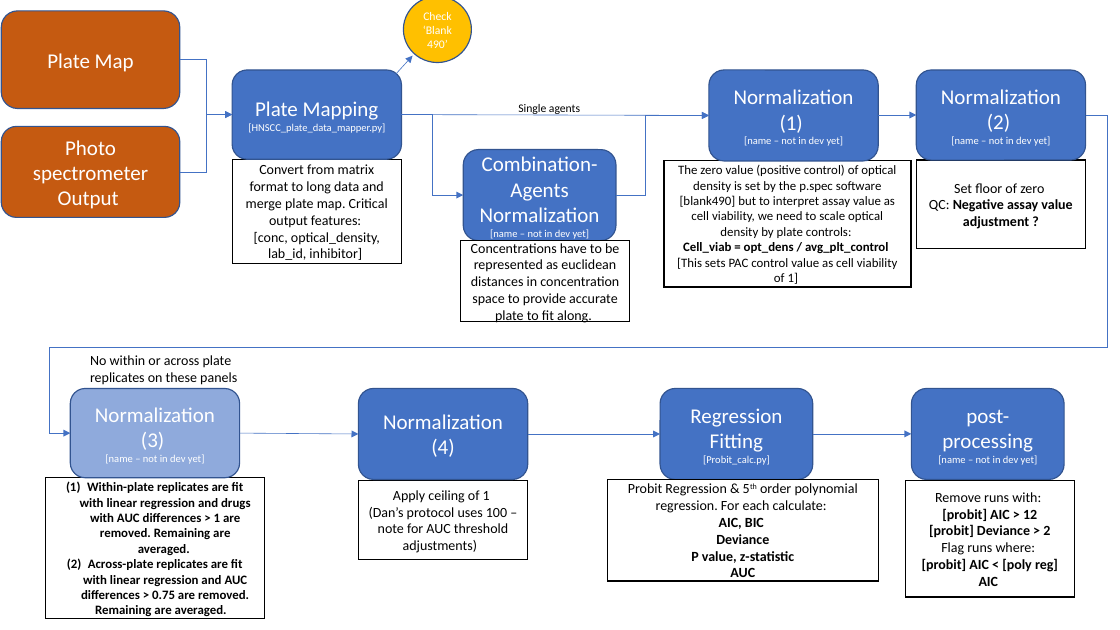
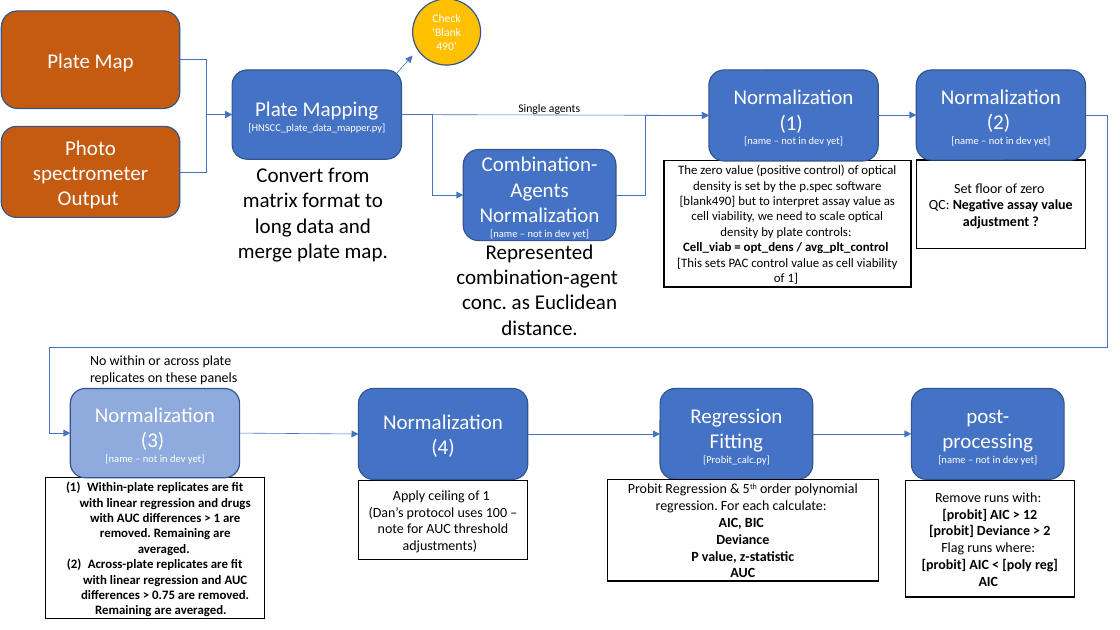
Before and after one commit to nathanieljevans/HNSCC_functional_data_pipeline, a slide deck: slide 3 of docs/HNSCC_functional_assay_pipeline_development.pptx. Drawn at 1120x630 pixels with LibreOffice and Linux fonts; fonts in the diff are those of the drawing. Boxes give left, top, right and bottom in pixels: in the first picture for what was removed or moved away, otherwise in the second. Text is boxed around its words. In the diff, an @@ line names an element or a change of style, - is before the commit and + after.

Commit message:
working on ppt and viewer app; added app table, cleaned QC filtering up

```diff
--- a/docs/HNSCC_functional_assay_pipeline_development.pptx
+++ b/docs/HNSCC_functional_assay_pipeline_development.pptx
@@ ellipse "Check ‘Blank490’" moved from (x1=403, y1=0, x2=471, y2=63) to (x1=413, y1=0, x2=481, y2=66) @@
@@ text "Convert from matrix format to ..." moved from (x1=232, y1=160, x2=402, y2=264) to (x1=238, y1=167, x2=388, y2=262) @@
@@ text "Convert from matrix format to ..." at (x1=238, y1=167, x2=388, y2=262): vertical alignment middle to top; fill #FFFFFF to none; outline #000000 1 pt to none @@
@@ text at (x1=238, y1=167, x2=388, y2=262): text changed; size 12 to 18 pt @@
-Convert from matrix format to long data and merge plate map. Critical output features:
-[conc, optical_density, lab_id, inhibitor]
+Convert from matrix format to long data and merge plate map.
@@ text added at (x1=456, y1=244, x2=617, y2=335), 18 pt, text #000000 @@
+Represented combination-agent conc. as Euclidean distance.
@@ rectangle removed at (x1=460, y1=240, x2=630, y2=321) @@
-Concentrations have to be represented as euclidean distances in concentration space to provide accurate plate to fit along.
```
Also in this commit, not shown: 5 other files.
